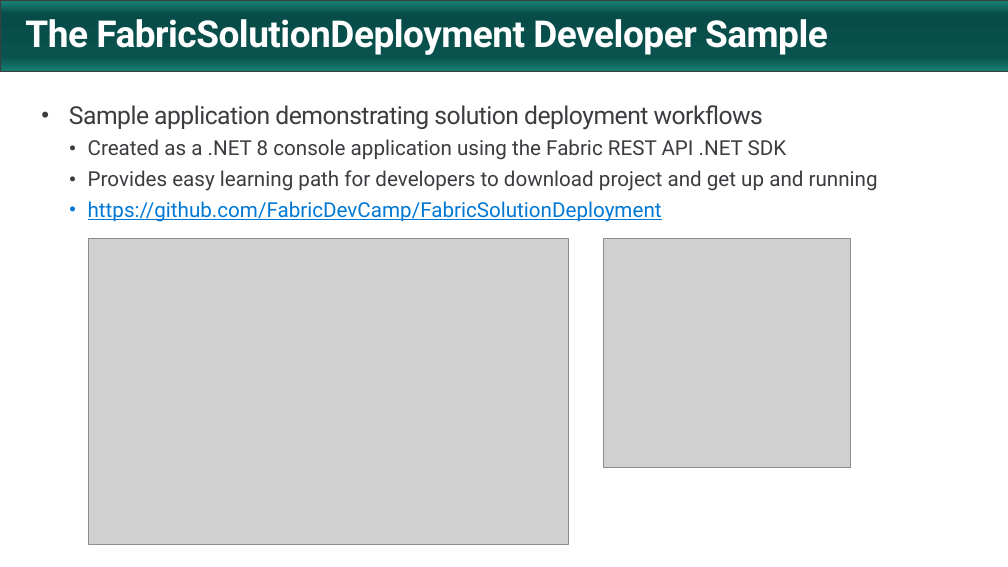
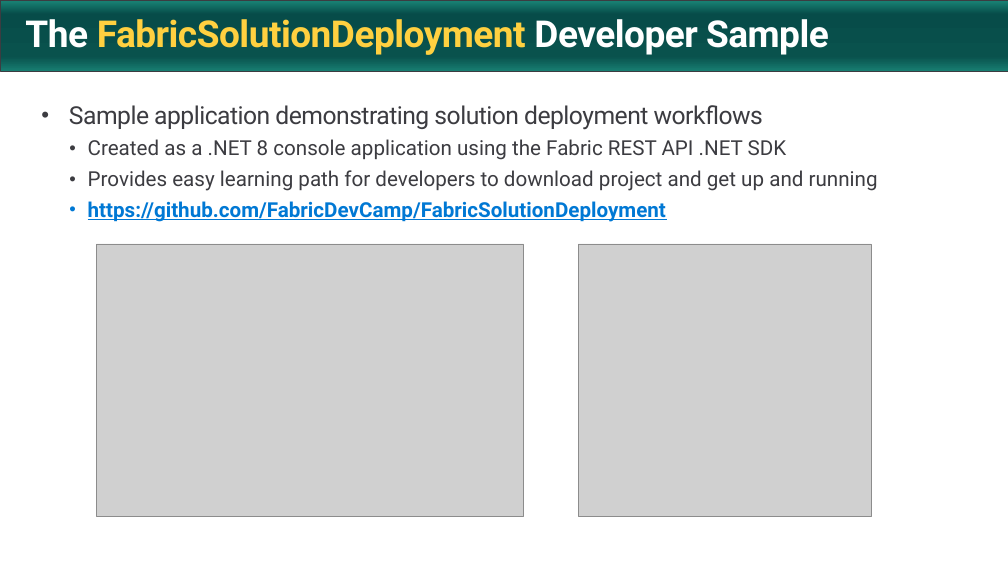
Before and after one commit to FabricDevCamp/FabricSolutionDeployment, a slide deck: slide 9 of docs/Automating Fabric Solution Deployment.pptx (slide 6 before the commit). Drawn at 1008x567 pixels with LibreOffice and Linux fonts; fonts in the diff are those of the drawing; grey boxes stand for pictures; background and template pictures are left out. Boxes give left, top, right and bottom in pixels: in the first picture for what was removed or moved away, otherwise in the second. Text is boxed around its words. In the diff, an @@ line names an element or a change of style, - is before the commit and + after.

```diff
--- a/docs/Automating Fabric Solution Deployment.pptx
+++ b/docs/Automating Fabric Solution Deployment.pptx
@@ title "The FabricSolutionDeployment Developer Sample" at <box>25,19,829,55</box>: text colour #FFFFFF to #FFD040 in "FabricSolutionDeployment" @@
@@ text at <box>88,201,666,222</box>: bold on in "https://github.com/FabricDevCamp/FabricSolutionDeployment" @@
@@ picture: place and size @@
-picture at <box>89,239,569,545</box>
+picture at <box>96,244,523,516</box>
@@ picture: place and size @@
-picture at <box>603,239,850,468</box>
+picture at <box>578,244,871,516</box>
```
Also in this commit, not shown: 9 other slides changed, 23 slides added, 13 slides removed.
